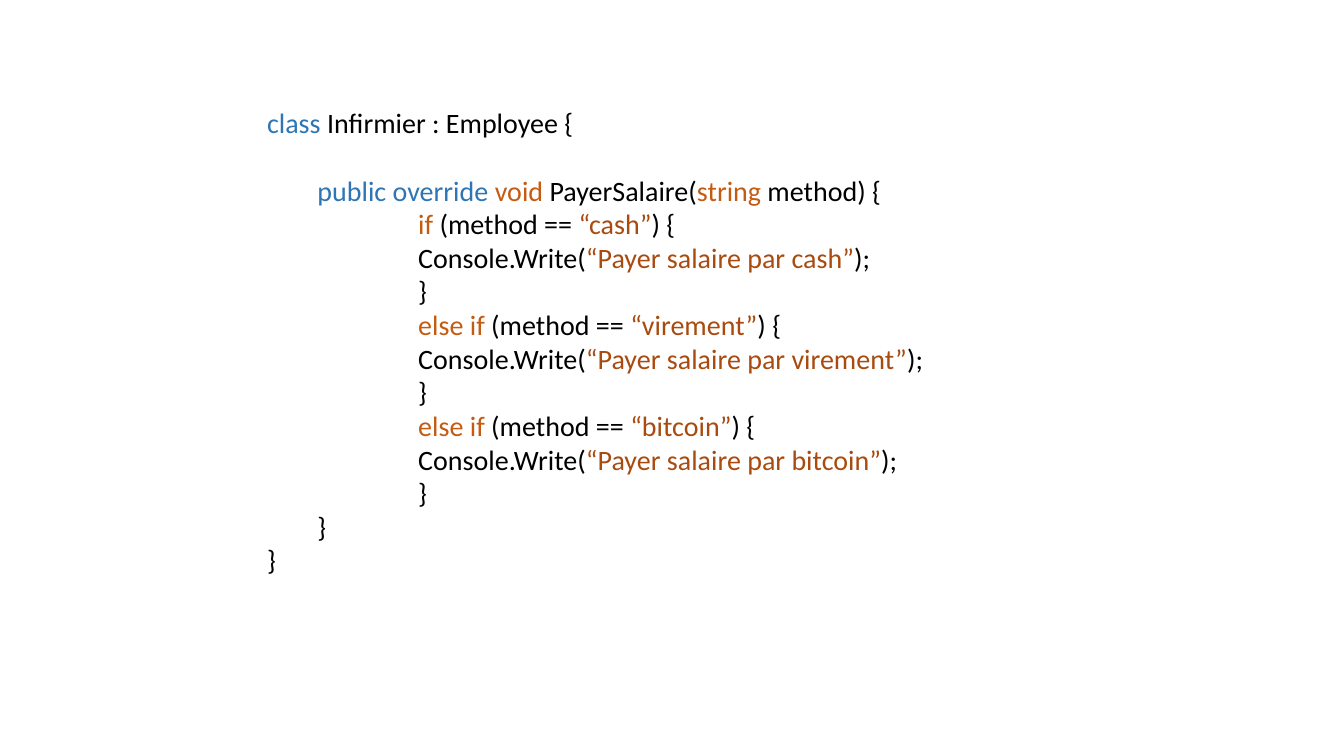
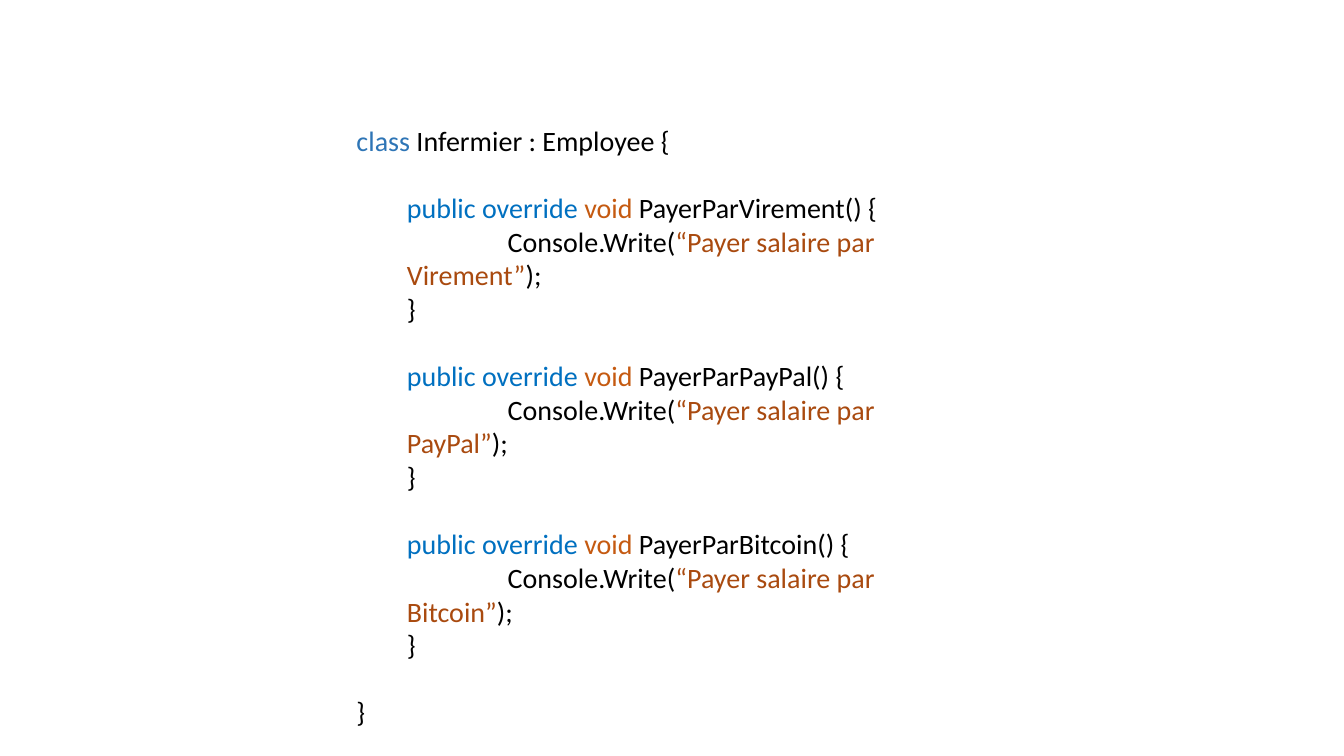
Before and after one commit to yassine-klilich/design-patterns, a slide deck: slide 20 of Presentation/Presentation DP.pptx (slide 23 before the commit). Drawn at 1344x756 pixels with LibreOffice and Linux fonts; fonts in the diff are those of the drawing. Boxes give left, top, right and bottom in pixels: in the first picture for what was removed or moved away, otherwise in the second. Text is boxed around its words. In the diff, an @@ line names an element or a change of style, - is before the commit and + after.

```diff
--- a/Presentation/Presentation DP.pptx
+++ b/Presentation/Presentation DP.pptx
@@ text at (356, 131, 875, 626): paragraph removed @@
-}
@@ text "class Infermier : Employee {": place and size @@
-text "class Infermier : Employee {" at (267, 113, 924, 475)
+text "class Infermier : Employee {" at (356, 131, 875, 626)
@@ text "class Infermier : Employee {" at (356, 131, 875, 626): list level 2 to 1 in "}" @@
@@ text at (356, 131, 875, 289): text changed @@
-class Infirmier : Employee {
-  public override void PayerSalaire(string method) {
-  if (method == “cash”) {
-      Console.Write(“Payer salaire par cash”);
+class Infermier : Employee {
+  public override void PayerParVirement() {
+  Console.Write(“Payer salaire par Virement”);
@@ text at (407, 365, 875, 458): text changed; text colour #A94A0F to #000000 @@
-  else if (method == “virement”) {
-      Console.Write(“Payer salaire par virement”);
+  public override void PayerParPayPal() {
+  Console.Write(“Payer salaire par PayPal”);
@@ text at (407, 533, 875, 626): text changed; text colour #A94A0F to #000000 @@
-  else if (method == “bitcoin”) {
-      Console.Write(“Payer salaire par bitcoin”);
+  public override void PayerParBitcoin() {
+  Console.Write(“Payer salaire par Bitcoin”);
```
Also in this commit, not shown: 20 other slides changed, 39 slides added, 11 slides removed, 25 other files.
